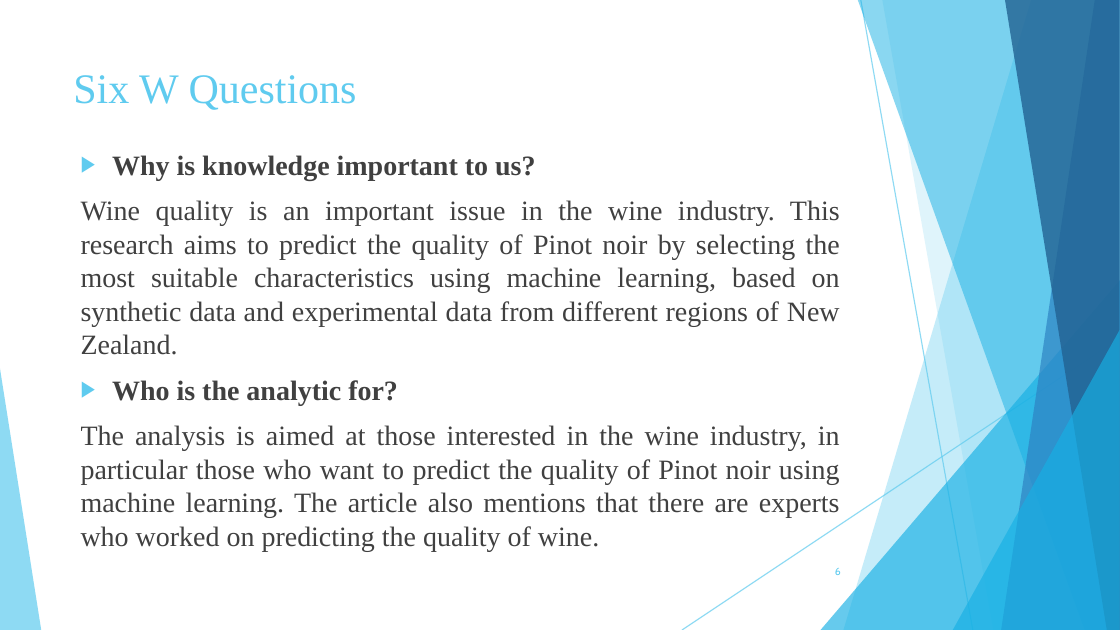
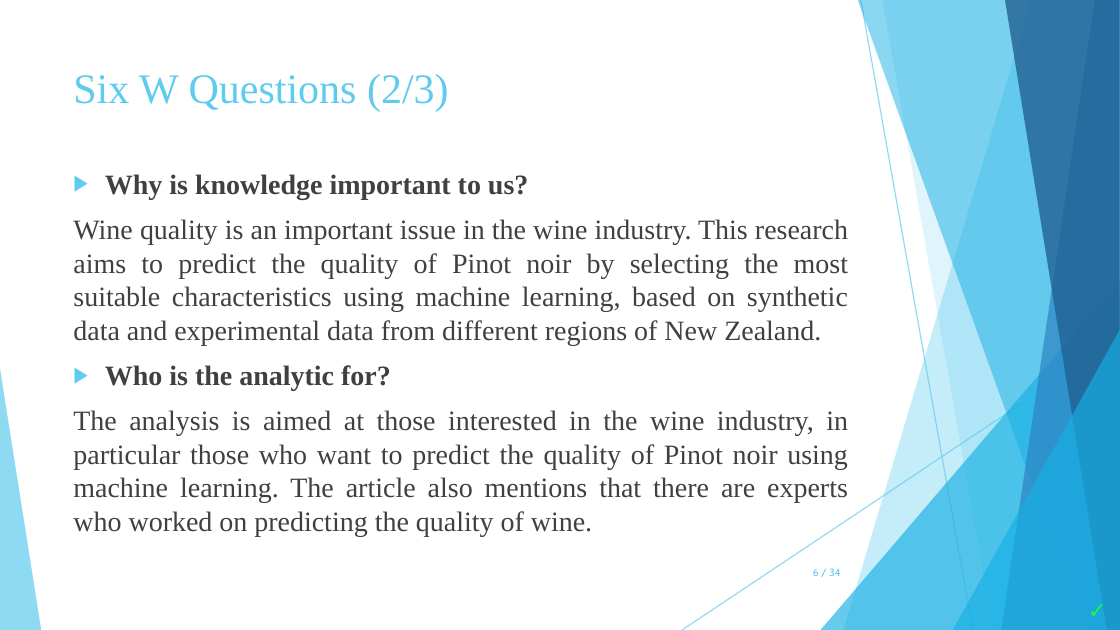
Before and after one commit to zoekelepiri/WineDataPrediction, a slide deck: slide 6 of Wine Data Set.pptx. Drawn at 1120x630 pixels with LibreOffice and Linux fonts; fonts in the diff are those of the drawing. Boxes give left, top, right and bottom in pixels: in the first picture for what was removed or moved away, otherwise in the second. Text is boxed around its words. In the diff, an @@ line names an element or a change of style, - is before the commit and + after.

Commit message:
wine data set updated

```diff
--- a/Wine Data Set.pptx
+++ b/Wine Data Set.pptx
@@ title at box(73, 74, 449, 112): text changed @@
-Six W Questions
+Six W Questions (2/3)
@@ text "Why is knowledge important to ..." rewrapped from box(81, 155, 840, 551) to box(73, 174, 848, 537) @@
@@ page number at box(813, 568, 841, 576): vertical alignment middle to top @@
@@ page number at box(813, 568, 841, 576): text changed @@
-6
+6 / 34
@@ text added at box(1077, 591, 1120, 629), 14 pt, text #13FF3A, bold @@
+✓
```
Also in this commit, not shown: 12 other slides changed, 21 slides added, 39 slides removed, 12 other files.
